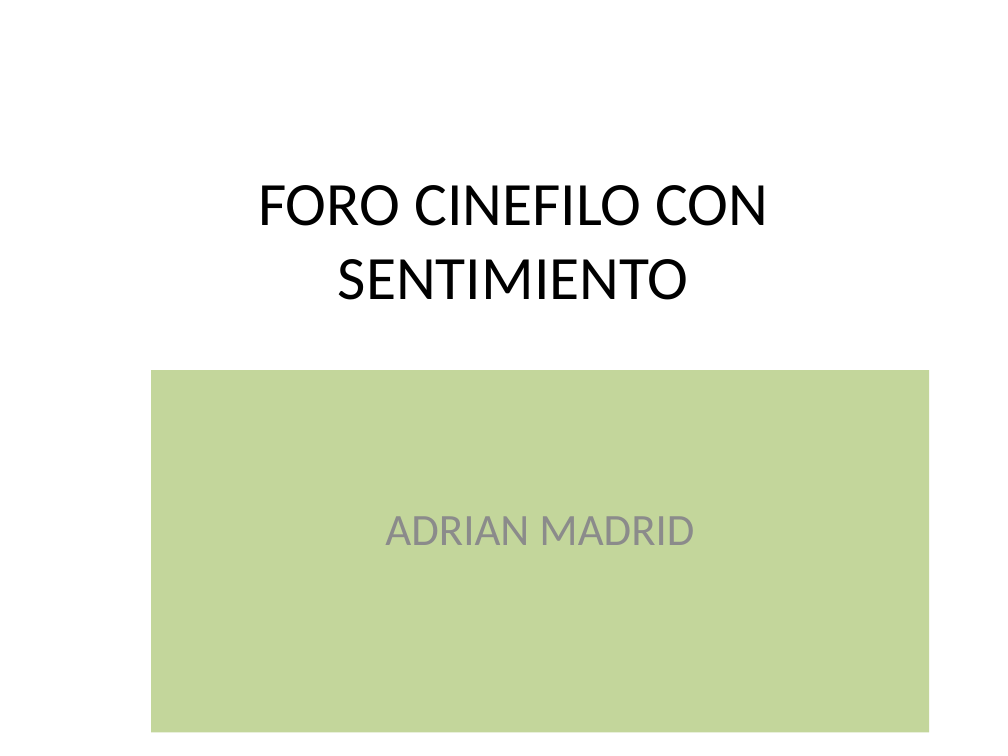
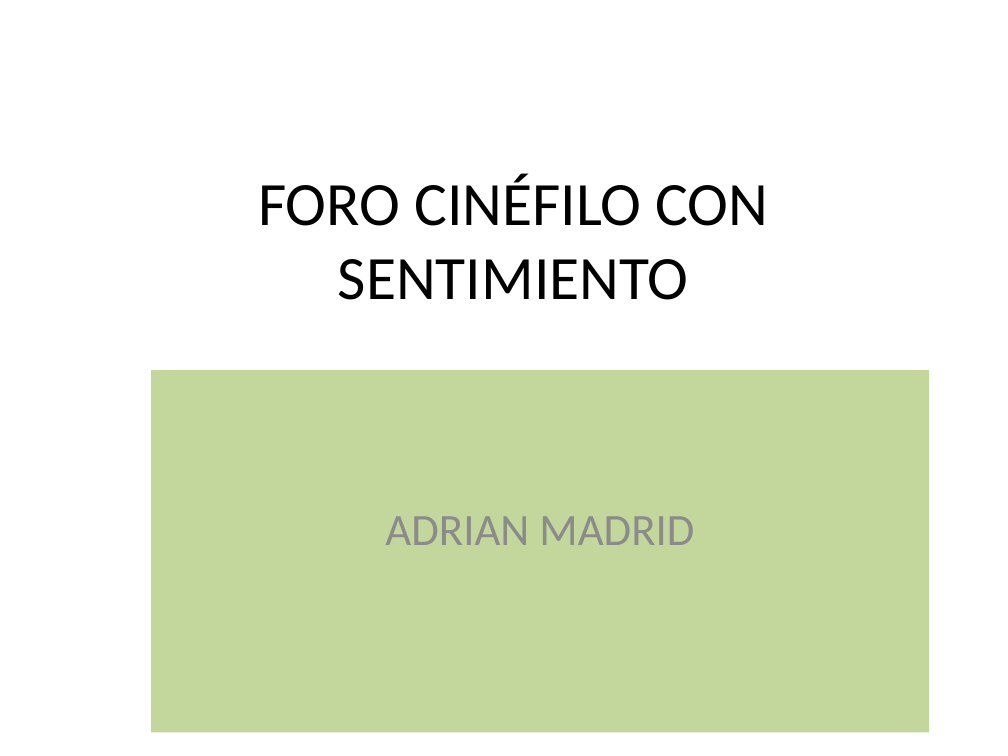
Before and after one commit to Adrian96119/ProyectoFinal-ForoCinefiloDelSentimiento, a slide deck: slide 1 of presentacion_power_point/proyecto_foro_cinefilo_sentimiento.pptx. Drawn at 1008x756 pixels with LibreOffice and Linux fonts; fonts in the diff are those of the drawing. Boxes give left, top, right and bottom in pixels: in the first picture for what was removed or moved away, otherwise in the second. Text is boxed around its words. In the diff, an @@ line names an element or a change of style, - is before the commit and + after.

```diff
--- a/presentacion_power_point/proyecto_foro_cinefilo_sentimiento.pptx
+++ b/presentacion_power_point/proyecto_foro_cinefilo_sentimiento.pptx
@@ title at bbox=[258, 174, 768, 300]: text changed @@
-FORO CINEFILO CON SENTIMIENTO
+FORO CINÉFILO CON SENTIMIENTO
```
Also in this commit, not shown: 12 other slides changed, 1 slide added, 2 slides removed, 16 other files.
